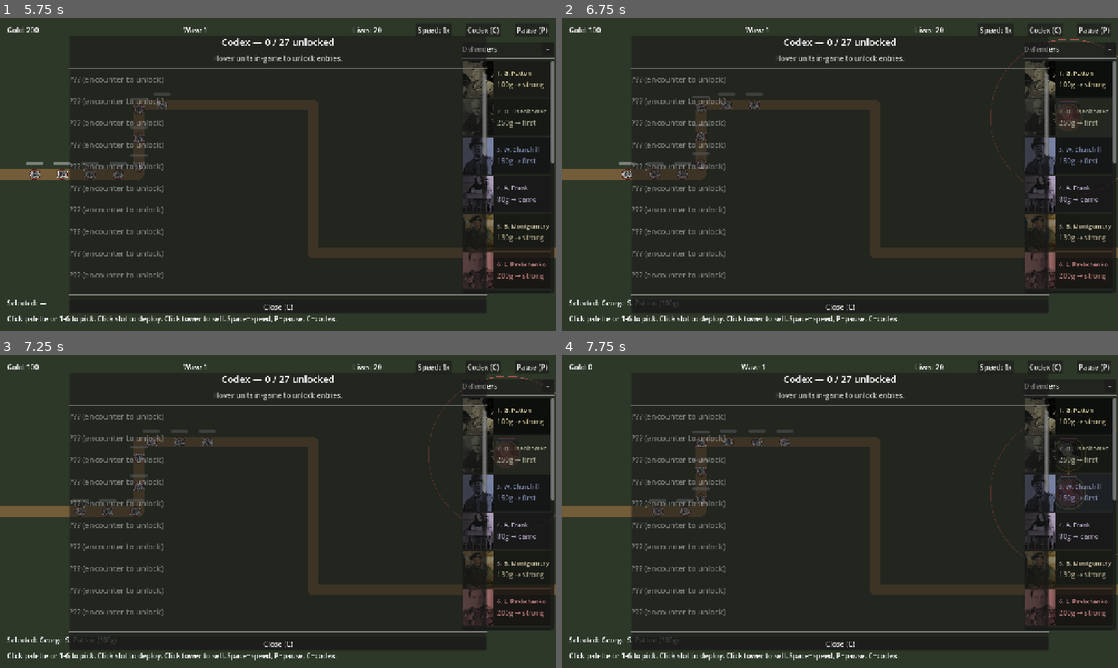
Above: before the commit, frames 1-4 (two rows, left to right).
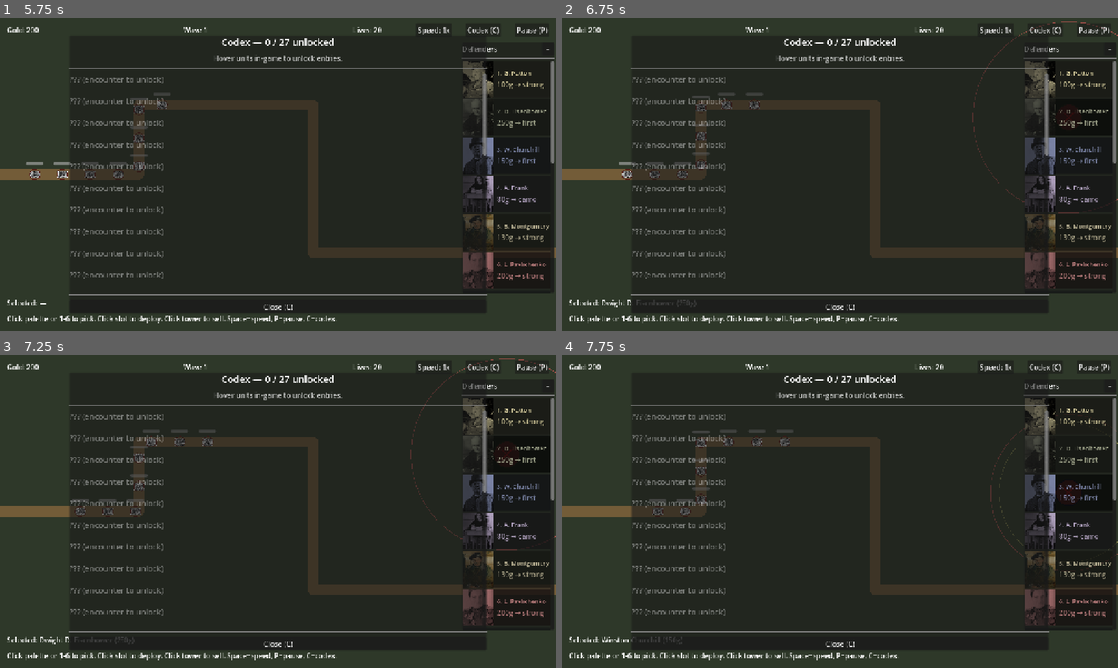
Above: after the commit, the same moments.

Repository: Josh-Buck/wwii-td
Game: Godot game, scene res://scenes/main/Main.tscn
The game is run twice, just before and just after one commit, with the same random seed, the same clock (stepped at 60 frames per second) and the same inputs.
Inputs (mouse positions are in pixels of both pictures, inside the frame that each line leads up to):
- Up to frame 1 (5.75 s): click "Start Wave 1 ▶" at 0.5 s; click "Speed: 1x" at 1.25 s; click "Speed: 2x" at 2 s; click "Speed: 4x" at 2.75 s; click "Codex (C)" at 3.5 s; click "−" at 4.25 s; click "◂" at 5 s
- Up to frame 2 (6.75 s): click (1067, 80) at 5.77 s; click (1067, 118) at 6.52 s
- Up to frame 3 (7.25 s): no input
- Up to frame 4 (7.75 s): click (1067, 492) at 7.27 s

Frame 1 is identical in both runs. In frame 2, 0.6% of the frame differs, in the area x 4-100%, y 1-93%; in frame 3, 0.6%; in frame 4, 0.6%, in the area x 4-100%, y 2-93%.

Commit message:
placement bounds respect HUD areas (avoid TopBar, sidebar, hint)

Diff:
--- a/scenes/map/Map.gd
+++ b/scenes/map/Map.gd
@@ -22,7 +22,10 @@
 const _GHOST_SCENE: PackedScene = preload("res://scenes/towers/PlacementGhost.tscn")
 const _PATH_CLEARANCE: float = 36.0  ## minimum px from path centreline
 const _TOWER_CLEARANCE: float = 56.0 ## minimum px between towers
-const _MAP_MARGIN: float = 32.0      ## keep towers off the screen edge
+const _MAP_LEFT: float = 32.0
+const _MAP_TOP: float = 56.0         ## below TopBar
+const _MAP_RIGHT: float = 1052.0     ## left of the TowerSidebar (starts at 1064)
+const _MAP_BOTTOM: float = 680.0     ## above HintLabel
 
 var _placement_ghost: Node = null
 var _placement_active: bool = false
@@ -182,9 +185,9 @@
 		_placement_ghost.set_valid(_is_valid_placement(_placement_ghost.global_position))
 
 func _is_valid_placement(pos: Vector2) -> bool:
-	if pos.x < _MAP_MARGIN or pos.x > 1280.0 - _MAP_MARGIN:
+	if pos.x < _MAP_LEFT or pos.x > _MAP_RIGHT:
 		return false
-	if pos.y < _MAP_MARGIN or pos.y > 720.0 - _MAP_MARGIN:
+	if pos.y < _MAP_TOP or pos.y > _MAP_BOTTOM:
 		return false
 	if _distance_to_path(pos) < _PATH_CLEARANCE:
 		return false
